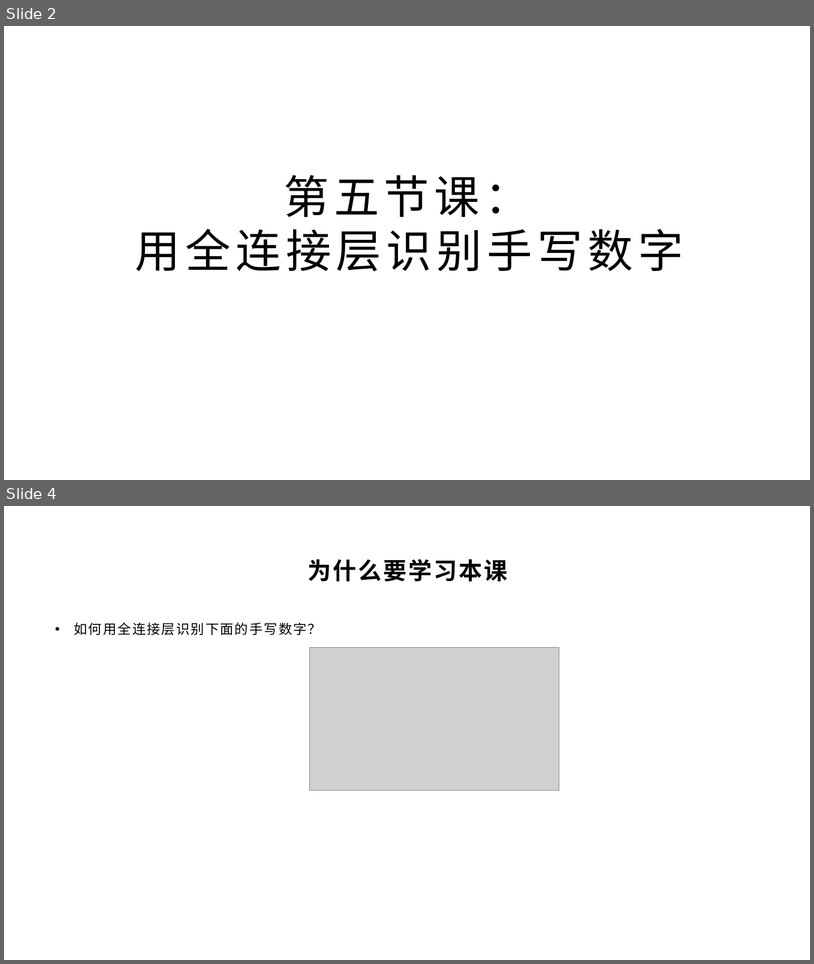
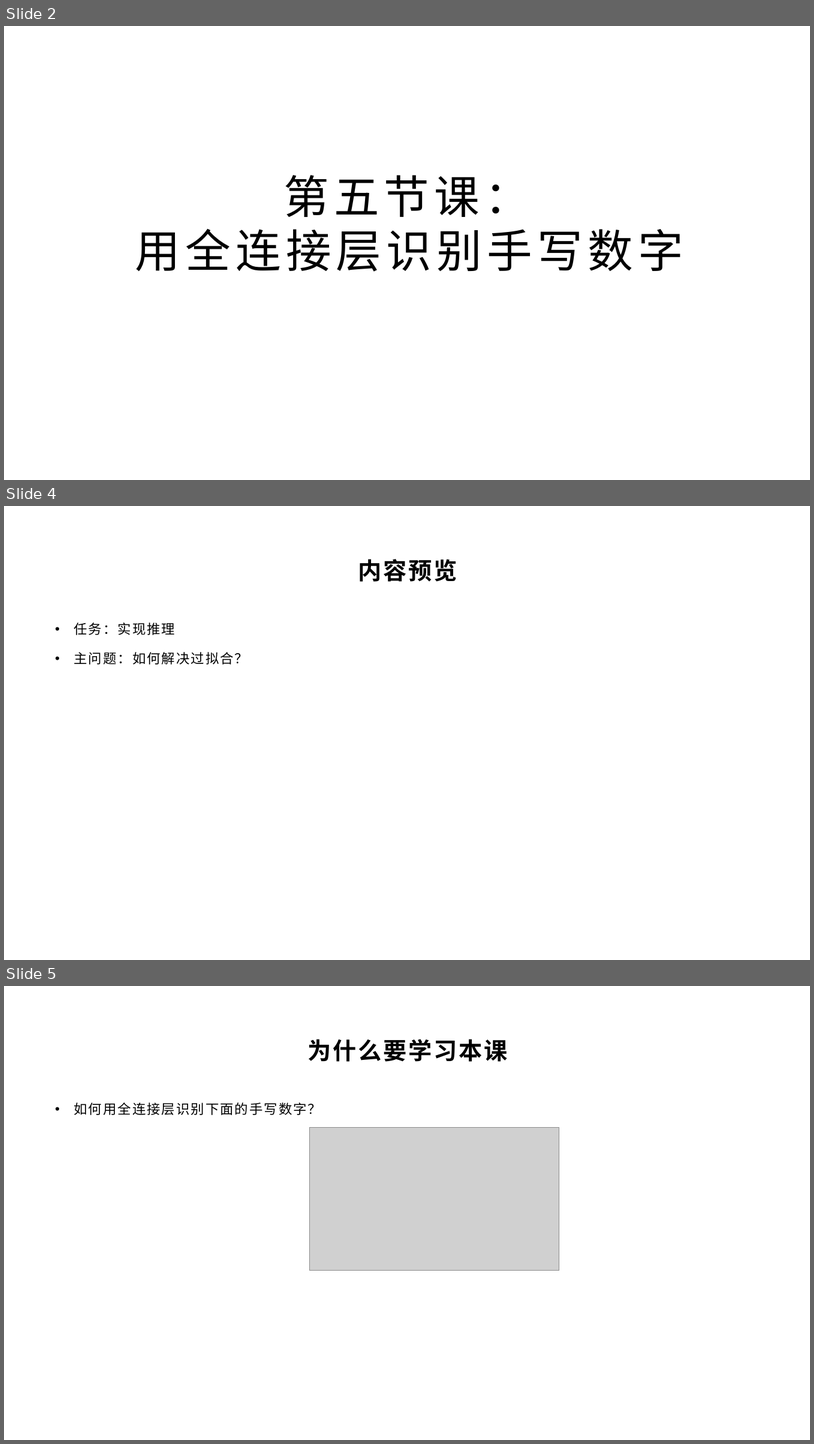
Before and after one commit to yyc-git/DeepLearningEdu, a slide deck: lessons/5_handwriting_by_linear_layer/ppt/用全连接层识别手写数字.pptx. Shown one above the other, each under a label of ours: slides 2 and 4 before the commit, slides 2, 4 and 5 after it; the slides between them are not shown. The pictures are 814x964 and 814x1444 pixels, drawn with LibreOffice and Linux fonts; fonts in the diff are those of the drawing; grey boxes stand for pictures; background and template pictures are left out. Boxes give left, top, right and bottom in pixels: in the first picture for what was removed or moved away, otherwise in the second. Text is boxed around its words. In the diff, an @@ line names an element or a change of style, - is before the commit and + after.

```diff
--- a/lessons/5_handwriting_by_linear_layer/ppt/用全连接层识别手写数字.pptx
+++ b/lessons/5_handwriting_by_linear_layer/ppt/用全连接层识别手写数字.pptx
@@ slide 4 added at <box>4,506,810,960</box>, background picture (left out) @@
@@ title added at <box>359,559,458,582</box>, 28 pt, text #000000, bold @@
+内容预览
@@ text added at <box>74,622,249,664</box>, 16 pt, text #000000 @@
+• 任务：实现推理
+• 主问题：如何解决过拟合？
@@ what was slide 4 is now slide 5 @@
```
Also in this commit, not shown: 6 slides changed, 2 other slides added, 9 other files.
